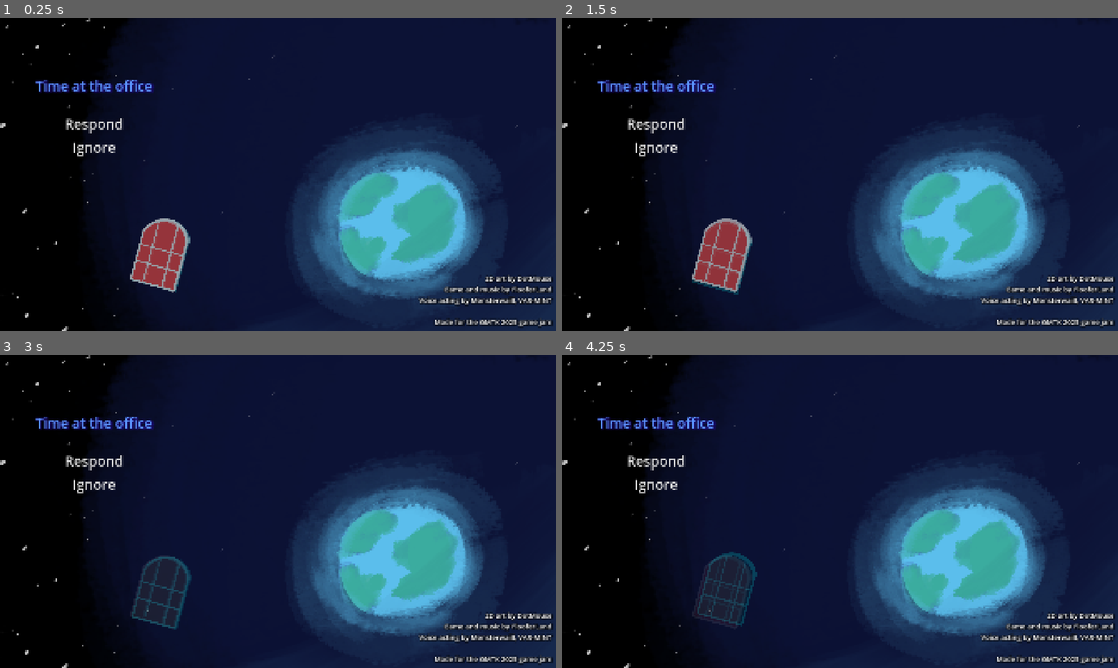
Above: before the commit, frames 1-4 (two rows, left to right).
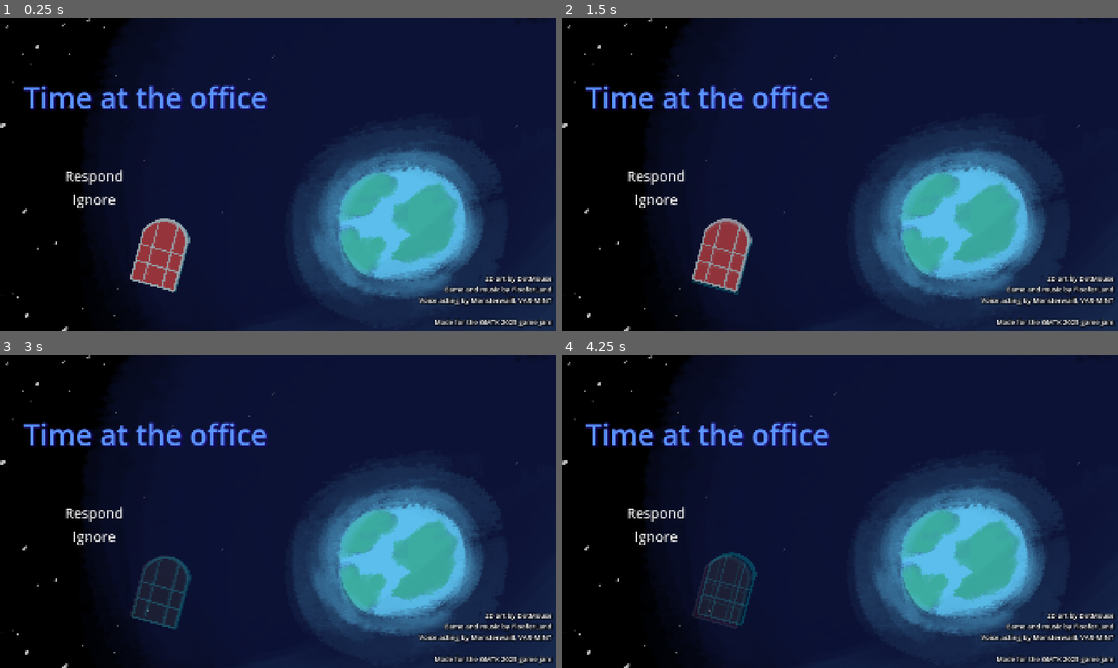
Above: after the commit, the same moments.

Repository: FlooferLand/timeloop-game
Game: Godot game, scene res://levels/title_screen/title_screen.tscn
Same seed, same stepped clock (60 frames per second), same inputs: the game is played once before the commit and once after it. Sound files missing from this copy of the repository are replaced by a short silence.
Inputs (mouse positions are in pixels of both pictures, inside the frame that each line leads up to):
- Up to frame 1 (0.25 s): no input
- Up to frame 2 (1.5 s): tap Enter at 0.5 s; move the mouse to (962, 158) at 0.52 s; hold D (walk_right) from 0.53 s (still down); tap Space (advance_dialog) at 0.6 s; click (962, 158) at 0.67 s; move the mouse to (728, 190) at 1.27 s; tap E (interact) at 1.35 s
- Up to frame 3 (3 s): move the mouse to (333, 442) at 2.02 s; release D (walk_right) at 2.03 s; hold A (walk_left) 2.03-2.78 s; hold Shift (sprint) 2.03-2.78 s; move the mouse to (250, 574) at 2.77 s; hold D (walk_right) from 2.78 s (still down); tap T at 2.85 s; click (250, 574) at 2.92 s
- Up to frame 4 (4.25 s): keep holding D (walk_right); move the mouse to (1006, 558) at 3.52 s; tap Space (advance_dialog) at 3.6 s

The runs differ from the first frame. In frame 1, 3.0% of the frame differs, in the area x 4-49%, y 19-61%; in frame 2, 3.0%; in frame 3, 3.0%; in frame 4, 3.0%.

Commit message:
little style fix on the title screen

Diff:
--- a/levels/title_screen/title_screen.tscn
+++ b/levels/title_screen/title_screen.tscn
@@ -10,7 +10,7 @@
 [ext_resource type="AudioStream" uid="uid://xwbnvktc25tr" path="res://assets/music/title_screen.mp3" id="8_0u665"]
 
 [sub_resource type="LabelSettings" id="LabelSettings_eff74"]
-font_size = 48
+font_size = 100
 font_color = Color(0.360784, 0.584314, 1, 1)
 shadow_size = 18
 shadow_color = Color(0.227451, 0, 1, 0.176471)
@@ -66,8 +66,17 @@
 offset_right = 568.0
 offset_bottom = 664.0
 
-[node name="Label" type="Label" parent="CanvasLayer/Control/VBoxContainer"]
+[node name="TitleName" type="Control" parent="CanvasLayer/Control/VBoxContainer"]
 layout_mode = 2
+size_flags_vertical = 3
+
+[node name="Label" type="Label" parent="CanvasLayer/Control/VBoxContainer/TitleName"]
+layout_mode = 2
+offset_top = 4.0
+offset_right = 488.0
+offset_bottom = 71.0
+size_flags_stretch_ratio = 1.64
+theme_override_font_sizes/font_size = 100
 text = "Time at the office"
 label_settings = SubResource("LabelSettings_eff74")
 horizontal_alignment = 1
